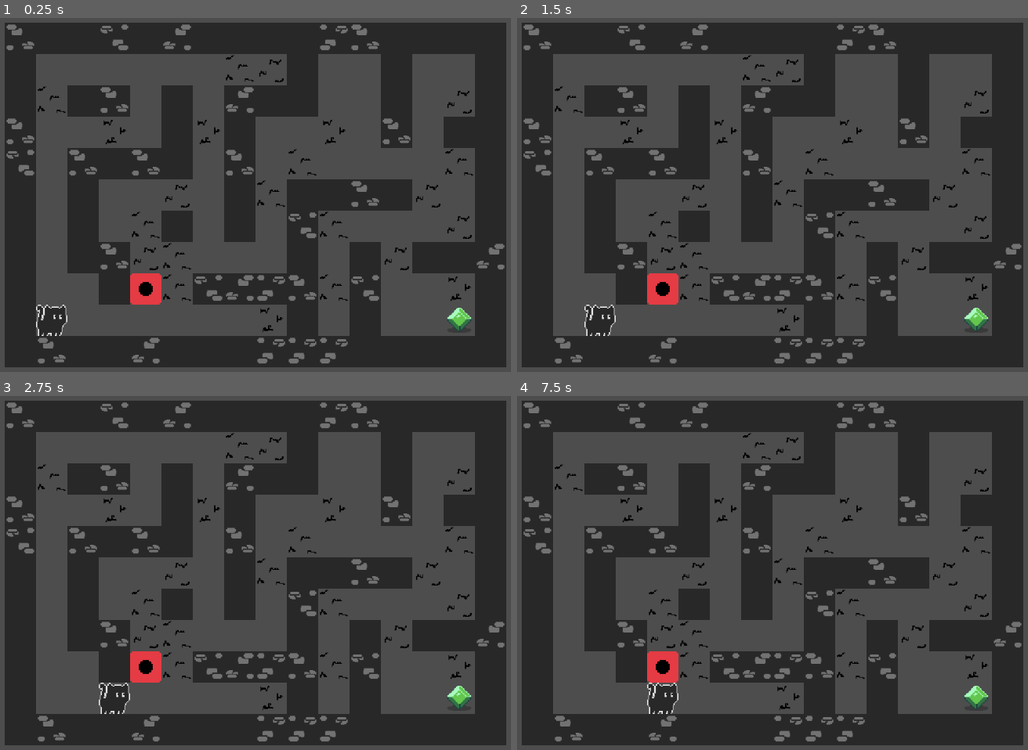
Above: before the commit, frames 1-4 (two rows, left to right).
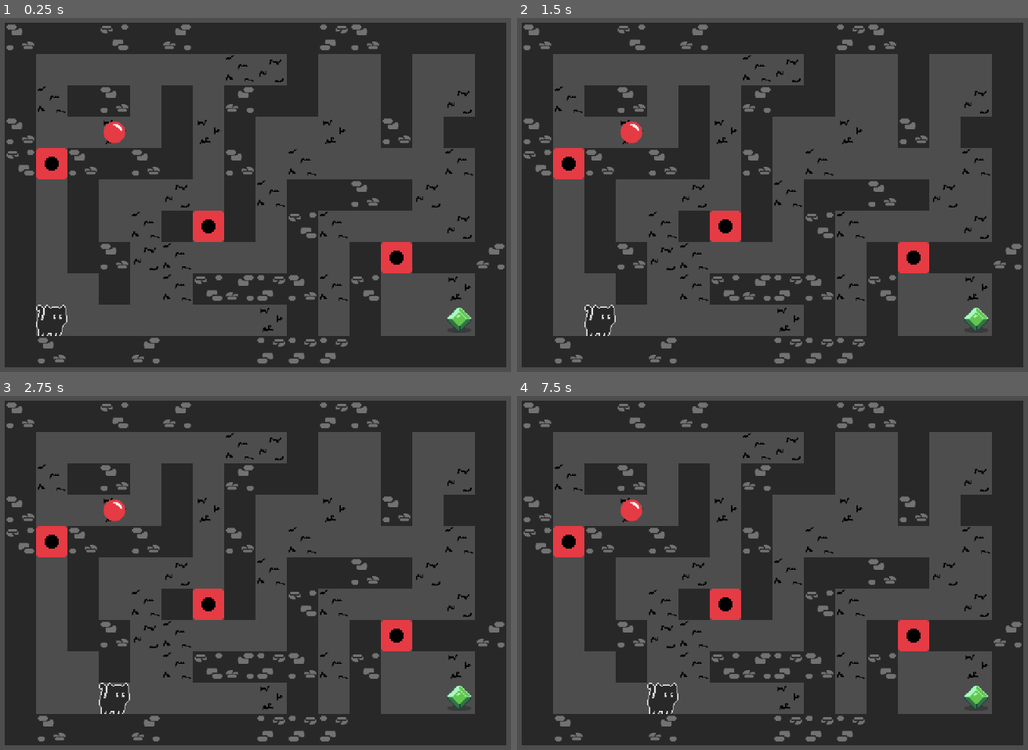
Above: after the commit, the same moments.

Repository: edshin7/Maze-Game-Godot
Game: Godot game, scene res://levels/maze2.tscn
Same seed, same stepped clock (60 frames per second), same inputs: the game is played once before the commit and once after it. The project has no main scene, so this scene is started directly.
Inputs:
- Up to frame 1 (0.25 s): no input
- Up to frame 2 (1.5 s): tap Enter at 0.5 s; hold D (move_right) 0.53-1.28 s; tap Space at 1.25 s; hold S (move_down) from 1.28 s (still down)
- Up to frame 3 (2.75 s): tap Enter at 2 s; release S (move_down) at 2.03 s; hold D (move_right) from 2.03 s (still down)
- Up to frame 4 (7.5 s): tap Space at 2.75, 4.25 s; release D (move_right) at 2.78 s; hold W (move_up) 2.78-3.53 s; tap Enter at 3.5 s; hold A (move_left) 3.53-5.03 s; hold S (move_down) 5.03-5.78 s; hold D (move_right) 5.78-6.53 s; hold W (move_up) 6.53-7.28 s; hold D (move_right) from 7.28 s (still down)

The runs differ from the first frame. In frame 1, 2.4% of the frame differs, in the area x 7-81%, y 29-81%; in frame 2, 2.4%; in frame 3, 2.4%; in frame 4, 2.4%.

Commit message:
Third commit for Task 4

Diff:
--- /dev/null
+++ b/levels/key.gd
@@ -0,0 +1,9 @@
+extends Area2D
+class_name Key
+
+@export var gates_node: Node2D
+
+
+func unlock_gates():
+	gates_node.queue_free()
+	queue_free()
--- a/levels/key.tscn
+++ b/levels/key.tscn
@@ -1,11 +1,14 @@
-[gd_scene load_steps=3 format=3 uid="uid://be1yk4g4j4v1q"]
+[gd_scene load_steps=4 format=3 uid="uid://be1yk4g4j4v1q"]
 
 [ext_resource type="Texture2D" uid="uid://5pf8b25fcya2" path="res://levels/Key.png" id="1_lyioq"]
+[ext_resource type="Script" uid="uid://dvxresewtloun" path="res://levels/key.gd" id="1_qt2a7"]
 
 [sub_resource type="CircleShape2D" id="CircleShape2D_qt2a7"]
 radius = 8.0
 
 [node name="Key" type="Area2D"]
+collision_layer = 9
+script = ExtResource("1_qt2a7")
 
 [node name="Sprite2D" type="Sprite2D" parent="."]
 texture = ExtResource("1_lyioq")
--- a/levels/maze2.tscn
+++ b/levels/maze2.tscn
@@ -1,9 +1,10 @@
-[gd_scene load_steps=5 format=4 uid="uid://dfamrrodkd0p"]
+[gd_scene load_steps=6 format=4 uid="uid://dfamrrodkd0p"]
 
 [ext_resource type="PackedScene" uid="uid://dj55sb8se404b" path="res://levels/maze_layout.tscn" id="1_hfhuf"]
 [ext_resource type="PackedScene" uid="uid://0eu8hg1jpt53" path="res://levels/gate.tscn" id="2_7g6nn"]
 [ext_resource type="PackedScene" uid="uid://3gsc35gun4ml" path="res://player/player.tscn" id="2_220ik"]
 [ext_resource type="PackedScene" uid="uid://cbf1o5oumvbxi" path="res://levels/goal.tscn" id="3_7g6nn"]
+[ext_resource type="PackedScene" uid="uid://be1yk4g4j4v1q" path="res://levels/key.tscn" id="5_7g6nn"]
 
 [node name="Maze" type="Node2D"]
 
@@ -21,7 +22,13 @@
 [node name="Gates" type="Node2D" parent="."]
 
 [node name="Gate" parent="Gates" instance=ExtResource("2_7g6nn")]
-position = Vector2(208, 336)
+position = Vector2(112, 208)
+
+[node name="Gate2" parent="Gates" instance=ExtResource("2_7g6nn")]
+position = Vector2(272, 272)
+
+[node name="Gate3" parent="Gates" instance=ExtResource("2_7g6nn")]
+position = Vector2(464, 304)
 
 [node name="Player" parent="." instance=ExtResource("2_220ik")]
 position = Vector2(112, 368)
@@ -30,4 +37,7 @@
 position = Vector2(528, 368)
 next_level = "res://levels/maze.tscn"
 
+[node name="Key" parent="." instance=ExtResource("5_7g6nn")]
+position = Vector2(176, 176)
+
 [editable path="MazeLayout"]
--- a/player/player.gd
+++ b/player/player.gd
@@ -44,3 +44,7 @@
 	if area is Goal:
 		var goal: Goal = area as Goal
 		goal.go_to_next_level()
+
+	elif area is Key:
+		var key: Key = area as Key
+		key.unlock_gates()
--- a/player/player.tscn
+++ b/player/player.tscn
@@ -7,7 +7,7 @@
 radius = 8.0
 
 [node name="Player" type="Area2D"]
-collision_mask = 6
+collision_mask = 14
 script = ExtResource("1_rkbax")
 
 [node name="Sprite2D" type="Sprite2D" parent="."]
--- a/project.godot
+++ b/project.godot
@@ -54,6 +54,7 @@
 2d_physics/layer_1="player"
 2d_physics/layer_2="wall"
 2d_physics/layer_3="goal"
+2d_physics/layer_4="items"
 
 [rendering]
 
Not shown, added: levels/key.gd.uid
